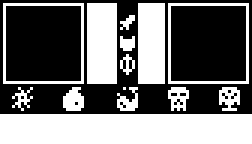
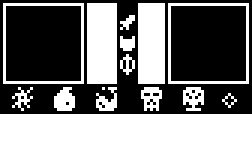
Two versions of the same layered image (w=252, h=144). Layer-by-layer changes:
added layer "Layer 3" above "Group 1" over (x1=54, y1=87, x2=240, y2=111)
